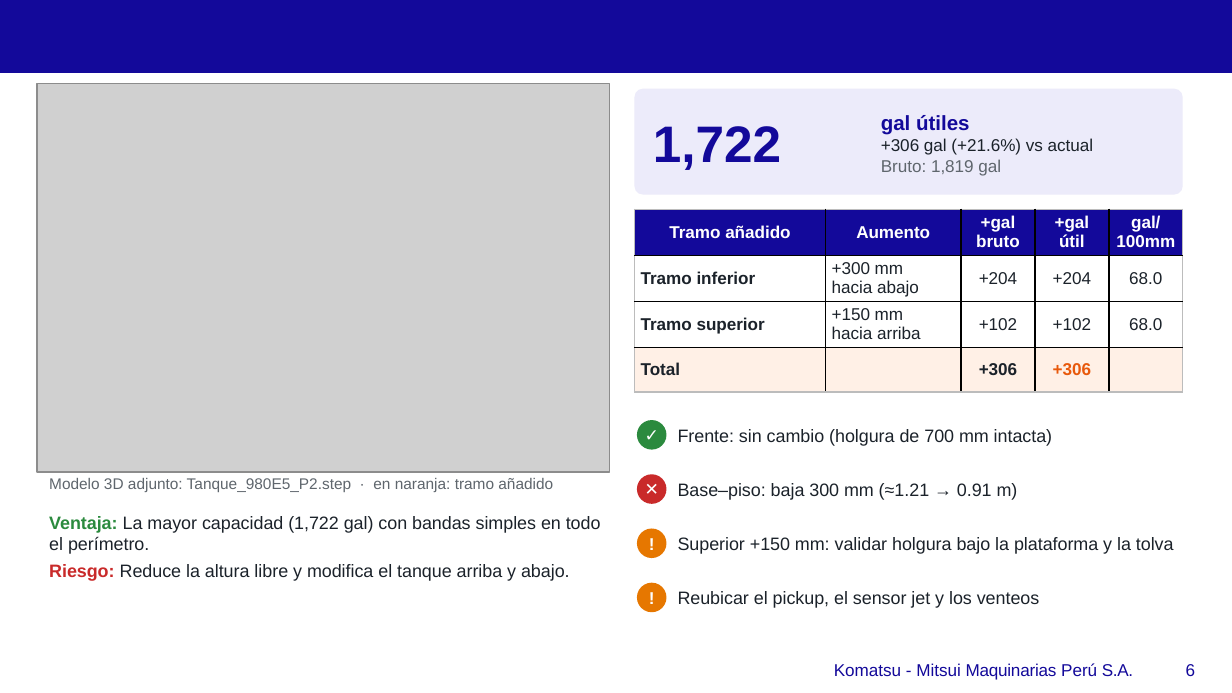
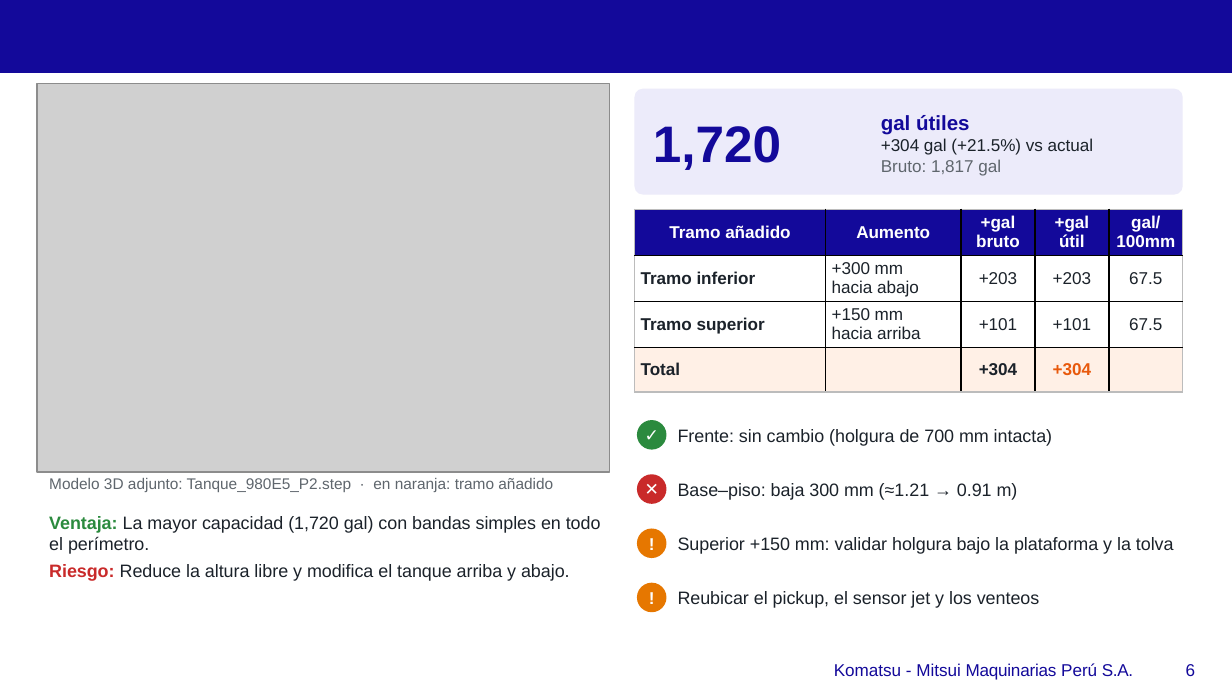
Before and after one commit to scedillo-wq/TanqueComb, a slide deck: slide 6 of Presentacion_Ampliacion_Tanque_980E5_1700gal.pptx. Drawn at 1232x693 pixels with LibreOffice and Linux fonts; fonts in the diff are those of the drawing; grey boxes stand for pictures; background and template pictures are left out. Boxes give left, top, right and bottom in pixels: in the first picture for what was removed or moved away, otherwise in the second. Text is boxed around its words. In the diff, an @@ line names an element or a change of style, - is before the commit and + after.

```diff
--- a/Presentacion_Ampliacion_Tanque_980E5_1700gal.pptx
+++ b/Presentacion_Ampliacion_Tanque_980E5_1700gal.pptx
@@ text at bbox=[653, 126, 781, 170]: text changed @@
-1,722
+1,720
@@ text at bbox=[881, 138, 1094, 176]: text changed @@
-+306 gal (+21.6%) vs actual
-Bruto: 1,819 gal
++304 gal (+21.5%) vs actual
+Bruto: 1,817 gal
@@ table at bbox=[634, 209, 1183, 387] @@
-row 2: Tramo inferior | +300 mm / hacia abajo | +204 | +204 | 68.0
+row 2: Tramo inferior | +300 mm / hacia abajo | +203 | +203 | 67.5
-row 3: Tramo superior | +150 mm / hacia arriba | +102 | +102 | 68.0
+row 3: Tramo superior | +150 mm / hacia arriba | +101 | +101 | 67.5
-row 4, column 3: +306
+row 4, column 3: +304
-row 4, column 4: +306
+row 4, column 4: +304
@@ text at bbox=[49, 516, 601, 554]: text changed @@
-Ventaja: La mayor capacidad (1,722 gal) con bandas simples en todo el perímetro.
+Ventaja: La mayor capacidad (1,720 gal) con bandas simples en todo el perímetro.
```
Also in this commit, not shown: 6 other slides changed, 5 other files.
